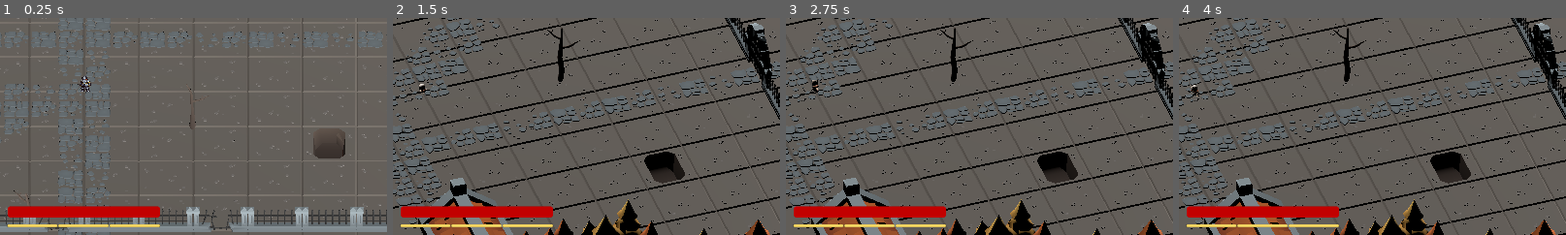
Above: before the commit, frames 1-4 (left to right).
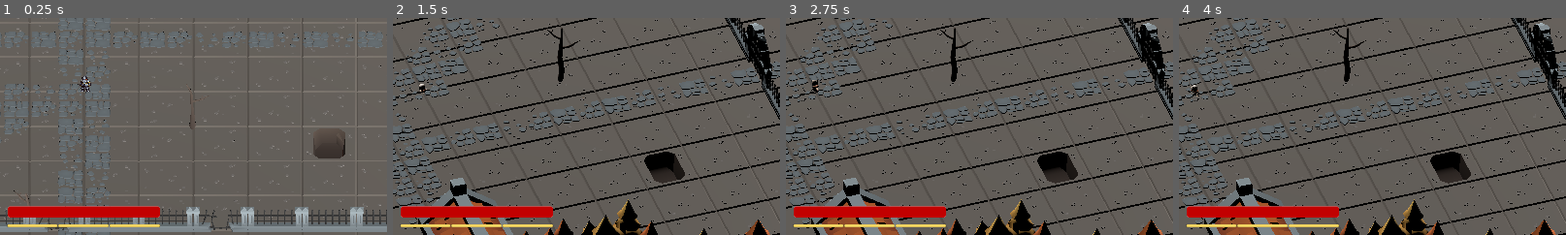
Above: after the commit, the same moments.

Repository: luukida/mov-project
Game: Godot game, scene res://Scenes/main_game.tscn
The game is run twice, just before and just after one commit, with the same random seed, the same clock (stepped at 60 frames per second) and the same inputs.
Inputs (mouse positions are % of the whole screen's width and height, from its top left):
- Up to frame 1 (0.25 s): no input
- Up to frame 2 (1.5 s): tap Enter at 0.5 s; move the mouse to (72, 45) at 0.52 s; hold D (right) 0.53-1.28 s; hold Right mouse button (camera_rotate) 0.53-1.28 s; tap Space (jump) at 0.77 s; move the mouse to (30, 55) at 1.27 s; hold S (back) from 1.28 s (still down); tap Ctrl (crouch) at 1.35 s
- Up to frame 3 (2.75 s): tap Space (jump) at 1.52 s; move the mouse to (60, 28) at 2.02 s; release S (back) at 2.03 s; hold D (right) from 2.03 s (still down); tap Shift (special_action) at 2.1 s
- Up to frame 4 (4 s): move the mouse to (45, 70) at 2.77 s; release D (right) at 2.78 s; hold W (forward) 2.78-3.53 s; right-click (45, 70) at 2.85 s; tap Space (jump) at 3.02, 3.5, 3.77 s; move the mouse to (80, 65) at 3.52 s; hold A (left) from 3.53 s (still down); hold Ctrl (crouch) from 3.53 s (still down)
The pictures show only the part of the screen within x 39-89%, y 50-100%; the shares and areas given below are measured in that part.

The runs differ from the first frame. In frame 1, 0.2% of the frame differs, in the area x 2-42%, y 86-92%; in frame 2, 0.2%; in frame 3, 0.2%; in frame 4, 0.2%.

Commit message:
Added player health visual feedback

Diff:
--- a/Scenes/main_game.tscn
+++ b/Scenes/main_game.tscn
@@ -44,6 +44,16 @@
 corner_radius_bottom_right = 3
 corner_radius_bottom_left = 3
 
+[sub_resource type="StyleBoxFlat" id="StyleBoxFlat_ns551"]
+bg_color = Color(18.892157, 18.892157, 18.892157, 1)
+corner_radius_top_left = 5
+corner_radius_top_right = 5
+corner_radius_bottom_right = 5
+corner_radius_bottom_left = 5
+
+[sub_resource type="StyleBoxFlat" id="StyleBoxFlat_0bxlt"]
+bg_color = Color(0.6, 0.6, 0.6, 0)
+
 [sub_resource type="StyleBoxFlat" id="StyleBoxFlat_r0mdn"]
 bg_color = Color(0.7602029, 2.5509298e-06, 4.813075e-07, 1)
 corner_radius_top_left = 5
@@ -248,7 +258,7 @@
 value = 35.0
 show_percentage = false
 
-[node name="PlayerHealthBar" type="ProgressBar" parent="CanvasLayer"]
+[node name="HealthBar_Back" type="ProgressBar" parent="CanvasLayer"]
 anchors_preset = 7
 anchor_left = 0.5
 anchor_top = 1.0
@@ -260,6 +270,23 @@
 offset_bottom = -44.0
 grow_horizontal = 2
 grow_vertical = 0
+theme_override_styles/fill = SubResource("StyleBoxFlat_ns551")
+value = 33.79
+show_percentage = false
+
+[node name="HealthBar_Front" type="ProgressBar" parent="CanvasLayer"]
+anchors_preset = 7
+anchor_left = 0.5
+anchor_top = 1.0
+anchor_right = 0.5
+anchor_bottom = 1.0
+offset_left = -188.0
+offset_top = -71.0
+offset_right = 188.0
+offset_bottom = -44.0
+grow_horizontal = 2
+grow_vertical = 0
+theme_override_styles/background = SubResource("StyleBoxFlat_0bxlt")
 theme_override_styles/fill = SubResource("StyleBoxFlat_r0mdn")
 value = 17.93
 show_percentage = false
--- a/Scripts/player.gd
+++ b/Scripts/player.gd
@@ -81,6 +81,7 @@
 var current_target: Node3D = null
 var _default_collision_mask: int
 var _default_collision_layer: int
+var health_tween: Tween
 
 # --- NODE REFERENCES ---
 @onready var animated_sprite = $AnimatedSprite3D
@@ -99,7 +100,8 @@
 @onready var attack_range = $AutoAttackRange
 @onready var attack_timer = $AttackTimer
 @onready var stats = $Stats # Referência ao nosso nó de Stats
-@onready var health_bar = $"../CanvasLayer/PlayerHealthBar"
+@onready var health_bar_front = $"../CanvasLayer/HealthBar_Front"
+@onready var health_bar_back = $"../CanvasLayer/HealthBar_Back"
 @onready var anim_tree = $AnimationTree
 @onready var attack_range_decal = $AttackRangeDecal
 
@@ -125,8 +127,11 @@
 	_default_collision_layer = get_collision_layer()
 
 	# --- HEALTH BAR SETUP ---
-	health_bar.max_value = stats.max_health
-	health_bar.value = stats.current_health
+	# Define os valores iniciais de AMBAS as barras
+	health_bar_front.max_value = stats.max_health
+	health_bar_front.value = stats.current_health
+	health_bar_back.max_value = stats.max_health
+	health_bar_back.value = stats.current_health
 	stats.health_changed.connect(_on_player_health_changed)
 
 	# --- COMBAT SETUP ---
@@ -518,8 +523,40 @@
 # --- HEALTH BAR FUNCTIONS ---
 
 func _on_player_health_changed(current_health, max_health):
-	health_bar.value = current_health
-	health_bar.max_value = max_health
+	# 1. Atualiza os valores máximos (caso mudem)
+	health_bar_front.max_value = max_health
+	health_bar_back.max_value = max_health
+
+	# 2. A barra da FRENTE (vermelha) atualiza IMEDIATAMENTE
+	health_bar_front.value = current_health
+
+	# 3. Mata qualquer tween anterior para evitar conflitos
+	if health_tween and health_tween.is_running():
+		health_tween.kill()
+
+	# 4. Cria o novo Tween para o feedback
+	health_tween = create_tween()
+
+	# --- EFEITO 1: TREPIDAÇÃO (Shake) ---
+	# Pega a posição original da barra
+	var original_pos = health_bar_front.position
+	var shake_strength = 10.0 # Quão forte a barra treme (em pixels)
+
+	# Treme para a direita, esquerda e volta ao centro
+	# Nós trememos AMBAS as barras juntas para que elas não se separem
+	health_tween.tween_property(health_bar_front, "position", original_pos + Vector2(shake_strength, 0), 0.05)
+	health_tween.parallel().tween_property(health_bar_back, "position", original_pos + Vector2(shake_strength, 0), 0.05)
+
+	health_tween.tween_property(health_bar_front, "position", original_pos - Vector2(shake_strength, 0), 0.05)
+	health_tween.parallel().tween_property(health_bar_back, "position", original_pos - Vector2(shake_strength, 0), 0.05)
+
+	health_tween.tween_property(health_bar_front, "position", original_pos, 0.05)
+	health_tween.parallel().tween_property(health_bar_back, "position", original_pos, 0.05)
+
+	# --- EFEITO 2: BARRA FANTASMA (Atraso) ---
+	# Anima a barra de TRÁS (branca) para o novo valor
+	# Começa após um atraso (0.3s) e dura 0.4s
+	health_tween.tween_property(health_bar_back, "value", current_health, 0.4).set_delay(0.3).set_ease(Tween.EASE_OUT)
 
 
 # --- COMBAT FUNCTIONS ---
Not shown: 1 places in Scenes/main_game.tscn that only renumber resources
